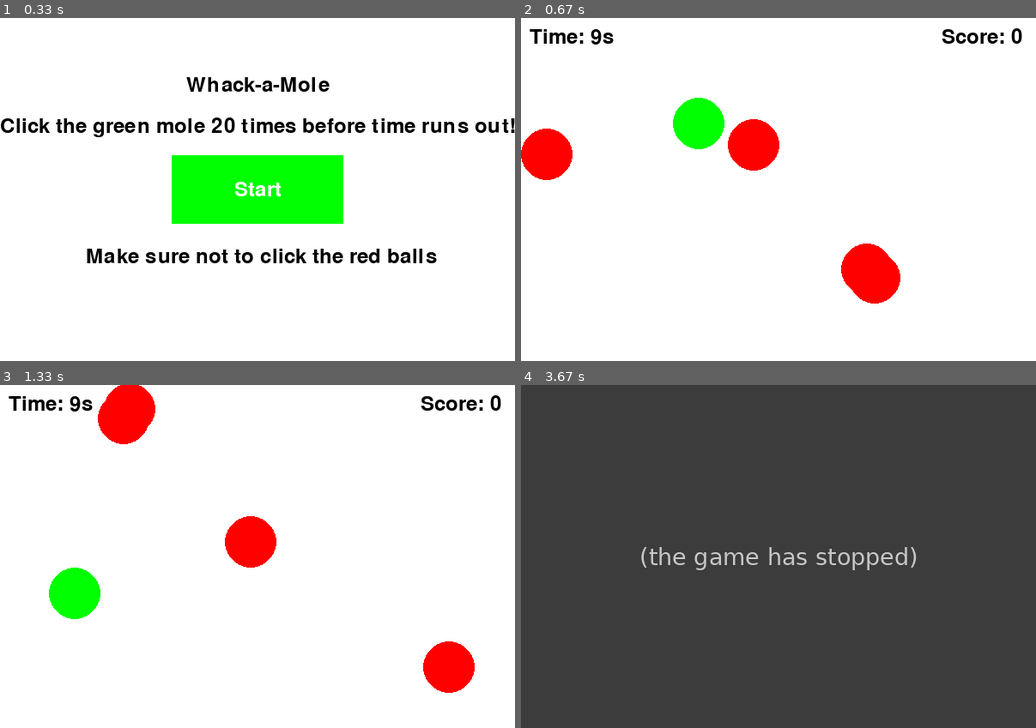
Above: before the commit, frames 1-4 (two rows, left to right).
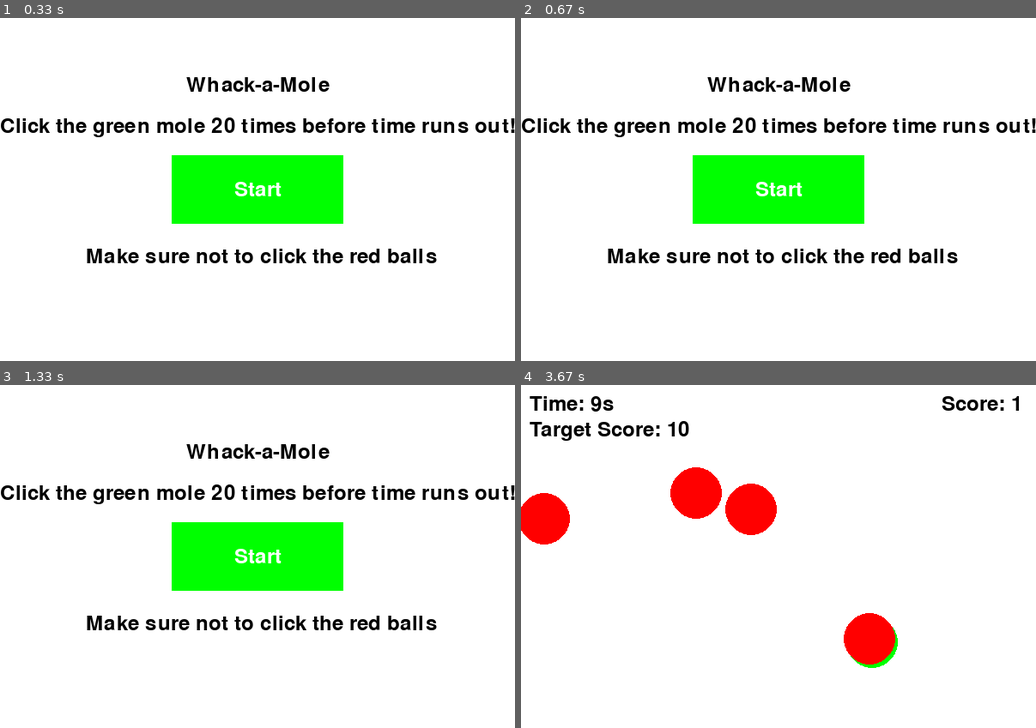
Above: after the commit, the same moments.

Repository: MKF343/PygameProject
Game: pygame game, started from PygameProject.py
Two runs of this game, one before a commit and one after it. Both use one fixed random seed, a clock stepped at 60 frames per second and the inputs below.
Inputs (mouse positions are in pixels of both pictures, inside the frame that each line leads up to):
- Up to frame 1 (0.33 s): no input
- Up to frame 2 (0.67 s): click "Start" at 0.38 s
- Up to frame 3 (1.33 s): no input
- Up to frame 4 (3.67 s): click (763, 498) at 3.22 s; click (706, 484) at 3.55 s

Frame 1 is identical in both runs. In frame 2, 15% of the frame differs, in the area x 0-100%, y 3-84%; in frame 3, 15%; in frame 4, 100%, in the area x 0-100%, y 0-100%.
Error before the commit: TypeError: '>=' not supported between instances of 'tuple' and 'int' (PygameProject.py line 97); the game stopped at 3.57 s (later frames are placeholders)

Commit message:
Update PygameProject.py

Diff:
--- a/PygameProject.py
+++ b/PygameProject.py
@@ -30,7 +30,7 @@
 font = pygame.font.Font(None, 36)
 clock = pygame.time.Clock()
 timelimit = 10
-targetscore = 20
+targetscore = 10
 score = 0
 gameactive = False
 
@@ -83,6 +83,8 @@
     timeleft = timelimit - elapsedtime
     timertext = font.render(f"Time: {int(timeleft)}s", True, black)
     screen.blit(timertext, (10, 10))
+    targettext = font.render(f"Target Score: {targetscore}", True, black)
+    screen.blit(targettext, (10, 40))
 
     #draw score
     scoretext = font.render(f"Score: {score}", True, black)
@@ -137,16 +139,22 @@
 
 
 def checkmoleclick(pos):
-    global score
+    global score, realmoleindex
     for i, (x, y) in enumerate(molepositions):
         distance = ((x - pos[0]) ** 2 + (y - pos[1]) ** 2) ** 0.5
         if distance <= moleradius:
             if i == realmoleindex:
                 crash.play()
                 score += 1
+                #select a new random target mole
+                new_index = random.randint(0, numfakemoles)
+                #ensure the new target is different from the current one
+                while new_index == realmoleindex:
+                    new_index = random.randint(0, numfakemoles)
+                realmoleindex = new_index
             else:
                 wrongmole.play()
-                score = (0, score - 1)
+                score = max(0, score - 1)
             return
 
 
@@ -170,6 +178,8 @@
             sys.exit()
         elif event.type == pygame.MOUSEBUTTONDOWN:
             if not gameactive and buttonrect.collidepoint(event.pos):
+                loading.play()
+                pygame.time.wait(3000)
                 startgame()
             elif gameactive:
                 checkmoleclick(event.pos)
